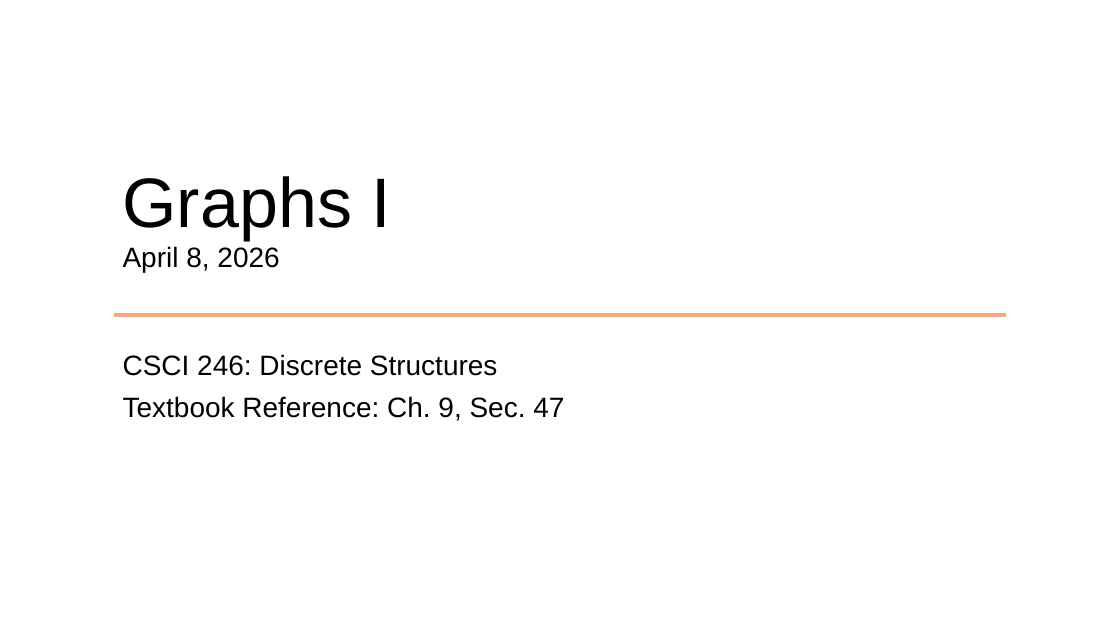
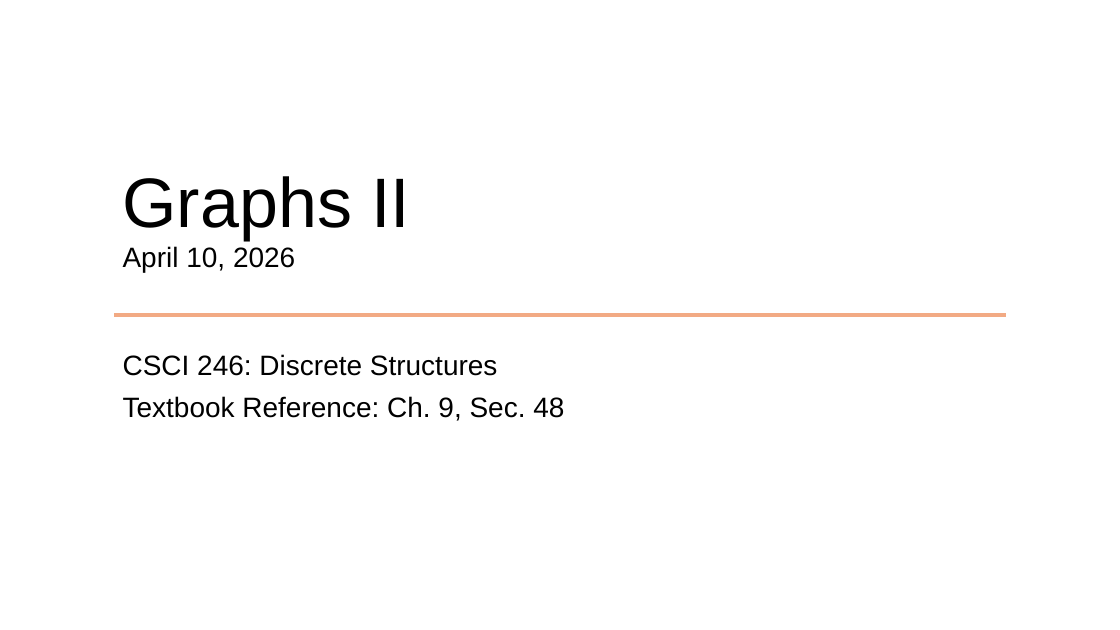
Before and after one commit to tm507211/tm507211.github.io, a slide deck: slide 1 of courses/csci246/spring26/slides/04_10_26_graphs2.pptx. Drawn at 1120x630 pixels with LibreOffice and Linux fonts; fonts in the diff are those of the drawing. Boxes give left, top, right and bottom in pixels: in the first picture for what was removed or moved away, otherwise in the second. Text is boxed around its words. In the diff, an @@ line names an element or a change of style, - is before the commit and + after.

Commit message:
Updates slides for graphs 2 lecture to fix title page.

```diff
--- a/courses/csci246/spring26/slides/04_10_26_graphs2.pptx
+++ b/courses/csci246/spring26/slides/04_10_26_graphs2.pptx
@@ title at bbox=[123, 176, 410, 272]: text changed @@
-Graphs I
-April 8, 2026
+Graphs II
+April 10, 2026
@@ subtitle at bbox=[123, 396, 564, 421]: text changed @@
-Textbook Reference: Ch. 9, Sec. 47
+Textbook Reference: Ch. 9, Sec. 48
```
Also in this commit, not shown: 1 other slide changed.
